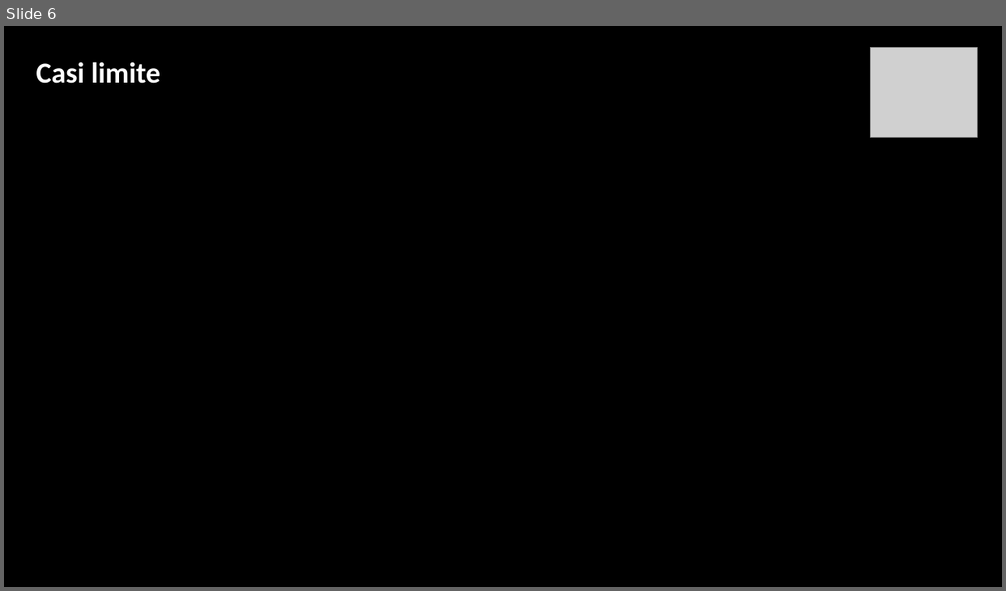
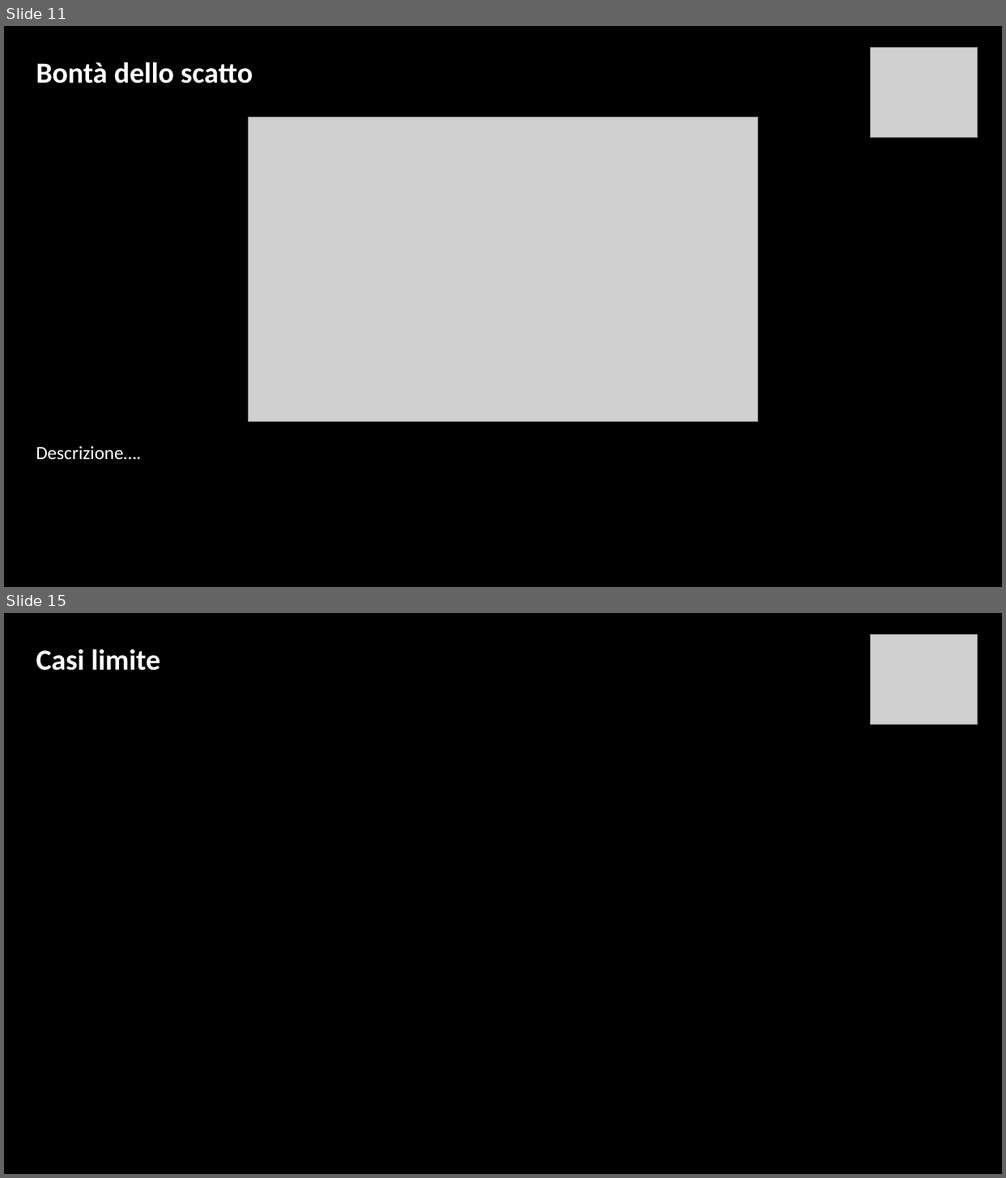
Before and after one commit to Ignazio-Emanuele-Picciche/AstrofotografiaModellistica, a slide deck: AstrofotografiaProgetto.pptx. Shown one above the other, each under a label of ours: slide 6 before the commit, slides 11 and 15 after it; the slides between them are not shown. The pictures are 1006x591 and 1006x1178 pixels, drawn with LibreOffice and Linux fonts; fonts in the diff are those of the drawing; grey boxes stand for pictures; background and template pictures are left out. Boxes give left, top, right and bottom in pixels: in the first picture for what was removed or moved away, otherwise in the second. Text is boxed around its words. In the diff, an @@ line names an element or a change of style, - is before the commit and + after.

```diff
--- a/AstrofotografiaProgetto.pptx
+++ b/AstrofotografiaProgetto.pptx
@@ slide 11 added at <box>4,26,1002,587</box>, background picture (left out) @@
@@ picture added at <box>871,48,978,138</box> @@
@@ text added at <box>36,62,253,84</box>, 28 pt, text #FFFFFF, bold @@
+Bontà dello scatto
@@ picture added at <box>248,117,758,422</box> @@
@@ text added at <box>36,446,142,459</box>, 18 pt, text #FFFFFF @@
+Descrizione….
@@ what was slide 6 is now slide 15 @@
```
Also in this commit, not shown: 5 slides changed, 8 other slides added, 5 other files.
